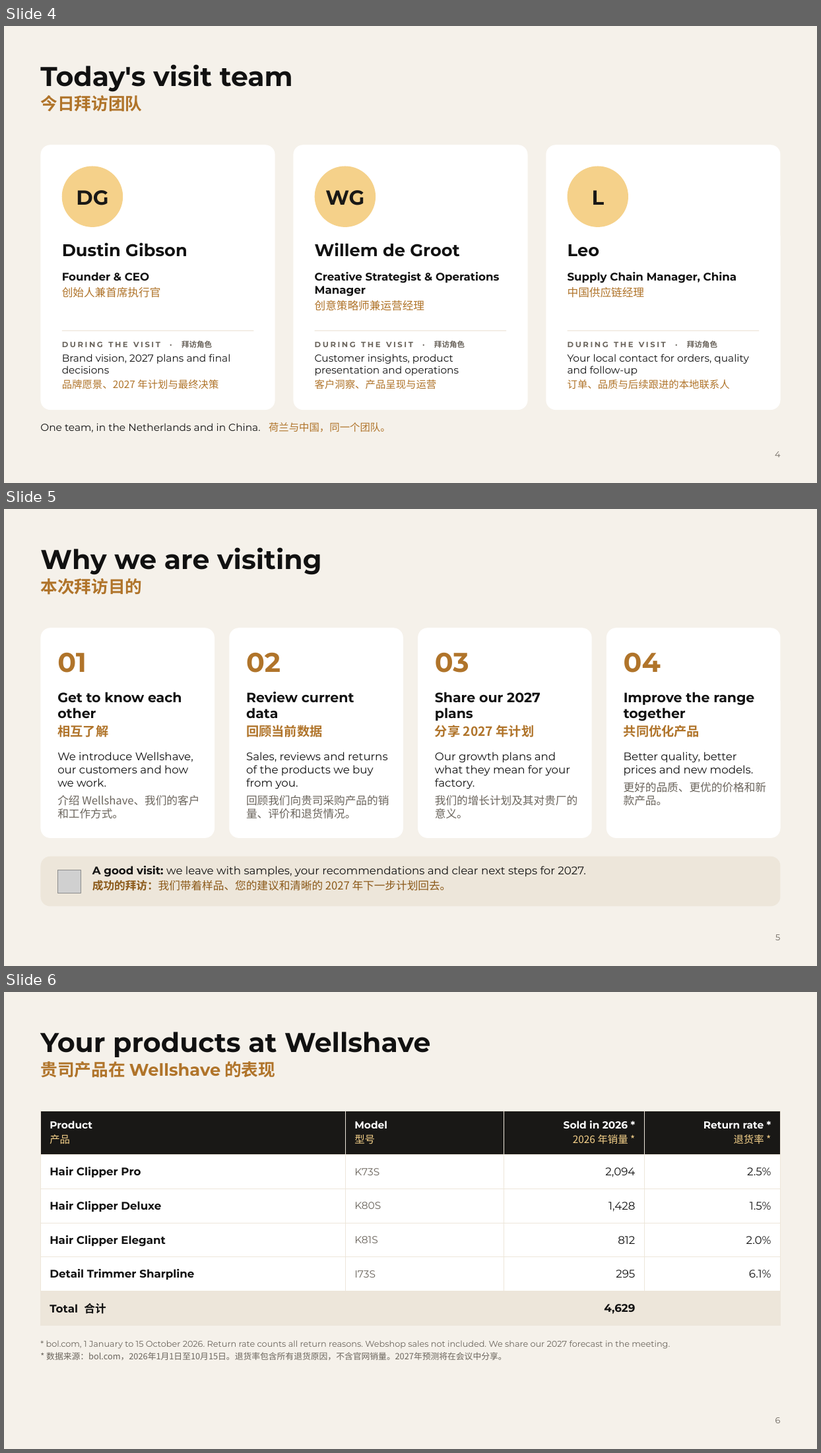
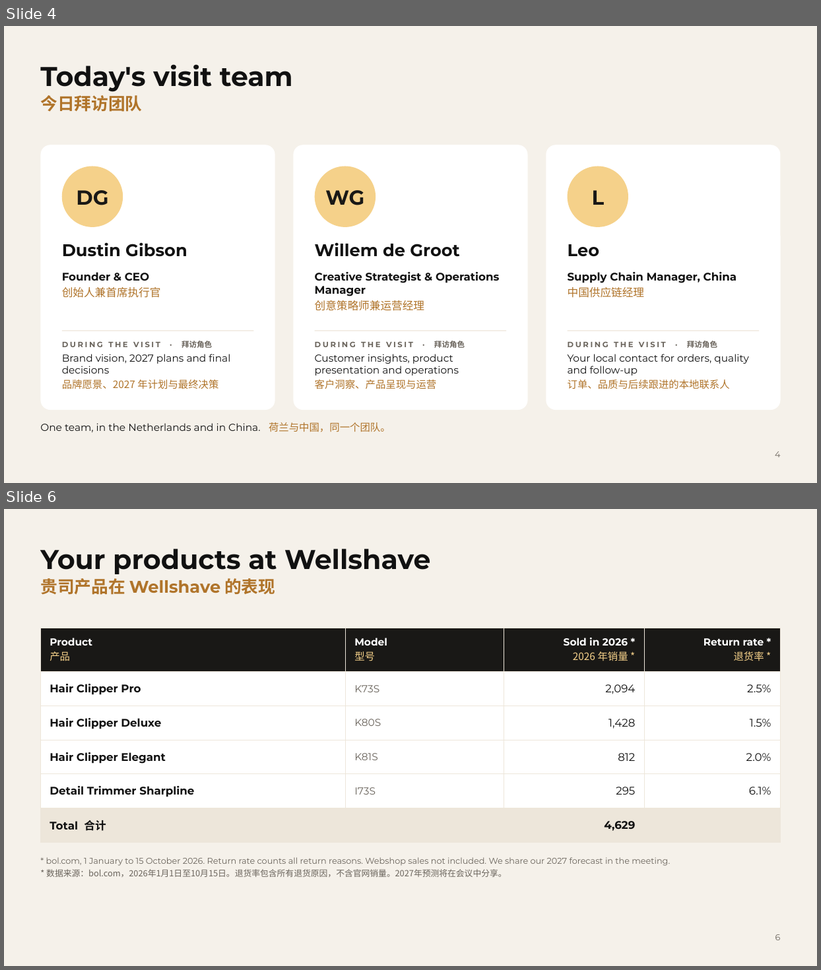
Before and after one commit to Wellshave/design, a slide deck: presentaties/fabrieksbezoek-china-2026/uitvoer/Wellshave_Factory_Visit_iClipper.pptx. Shown one above the other, each under a label of ours: slides 4, 5 and 6 before the commit, slides 4 and 6 after it; the slides between them are not shown. The pictures are 821x1453 and 821x970 pixels, drawn with LibreOffice and Linux fonts; fonts in the diff are those of the drawing; grey boxes stand for pictures; background and template pictures are left out. Boxes give left, top, right and bottom in pixels: in the first picture for what was removed or moved away, otherwise in the second. Text is boxed around its words. In the diff, an @@ line names an element or a change of style, - is before the commit and + after.

```diff
--- a/presentaties/fabrieksbezoek-china-2026/uitvoer/Wellshave_Factory_Visit_iClipper.pptx
+++ b/presentaties/fabrieksbezoek-china-2026/uitvoer/Wellshave_Factory_Visit_iClipper.pptx
@@ slide 5 removed at (4, 509, 817, 966), background #F5F1EA @@
@@ title removed at (40, 547, 322, 575) @@
-Why we are visiting
@@ text removed at (40, 578, 142, 595) @@
-本次拜访目的
@@ rounded rectangle removed at (40, 628, 215, 838) @@
@@ rounded rectangle removed at (229, 628, 403, 838) @@
@@ rounded rectangle removed at (418, 628, 592, 838) @@
@@ rounded rectangle removed at (607, 628, 781, 838) @@
@@ text removed at (57, 652, 86, 673) @@
-01
@@ text removed at (246, 652, 281, 673) @@
-02
@@ text removed at (435, 652, 469, 673) @@
-03
@@ text removed at (624, 652, 661, 673) @@
-04
@@ text removed at (57, 692, 182, 737) @@
-Get to know each other
-相互了解
@@ text removed at (246, 692, 354, 737) @@
-Review current data
-回顾当前数据
@@ text removed at (435, 692, 541, 737) @@
-Share our 2027 plans
-分享 2027 年计划
@@ text removed at (624, 692, 754, 737) @@
-Improve the range together
-共同优化产品
@@ text removed at (57, 752, 199, 819) @@
-We introduce Wellshave, our customers and how we work.
-介绍 Wellshave、我们的客户和工作方式。
@@ text removed at (246, 752, 389, 819) @@
-Sales, reviews and returns of the products we buy from you.
-回顾我们向贵司采购产品的销量、评价和退货情况。
@@ text removed at (435, 752, 578, 819) @@
-Our growth plans and what they mean for your factory.
-我们的增长计划及其对贵厂的意义。
@@ text removed at (624, 752, 766, 806) @@
-Better quality, better prices and new models.
-更好的品质、更优的价格和新款产品。
@@ rounded rectangle removed at (40, 857, 781, 907) @@
@@ picture removed at (57, 870, 81, 893) @@
@@ text removed at (92, 866, 585, 891) @@
-A good visit: we leave with samples, your recommendations and clear next steps for 2027.
-成功的拜访：我们带着样品、您的建议和清晰的 2027 年下一步计划回去。
@@ page number removed at (776, 935, 780, 941) @@
-5
```
Also in this commit, not shown: 1 slide changed, 1 slide added, 5 other files.
